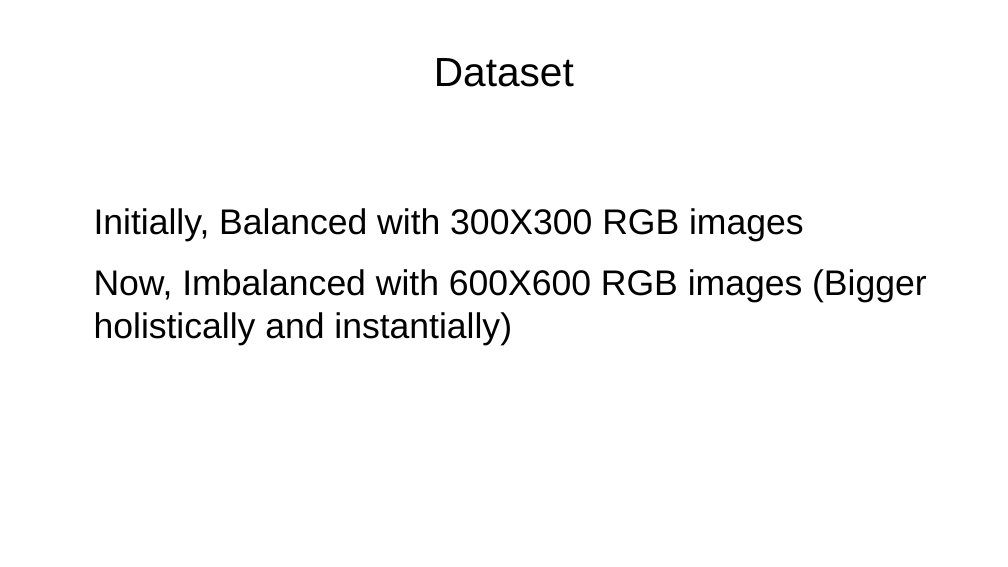
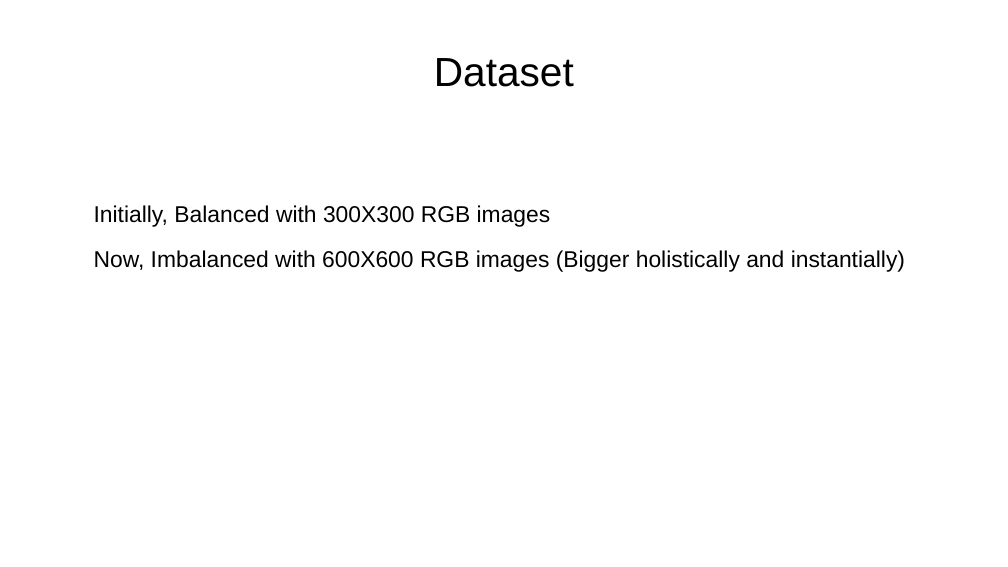
Before and after one commit to shouvikcirca/PCB-Classification, a slide deck: slide 3 of Docs/ppt1.odp. Drawn at 1008x567 pixels with LibreOffice and Linux fonts; fonts in the diff are those of the drawing. Boxes give left, top, right and bottom in pixels: in the first picture for what was removed or moved away, otherwise in the second. Text is boxed around its words. In the diff, an @@ line names an element or a change of style, - is before the commit and + after.

```diff
--- a/Docs/ppt1.odp
+++ b/Docs/ppt1.odp
@@ text "Initially, Balanced with 300X300 RGB ..." at bbox=[94, 205, 905, 272]: size 28 to 18 pt @@
```
Also in this commit, not shown: 2 other slides changed, 3 slides added, 2 slides removed, 2 other files.
